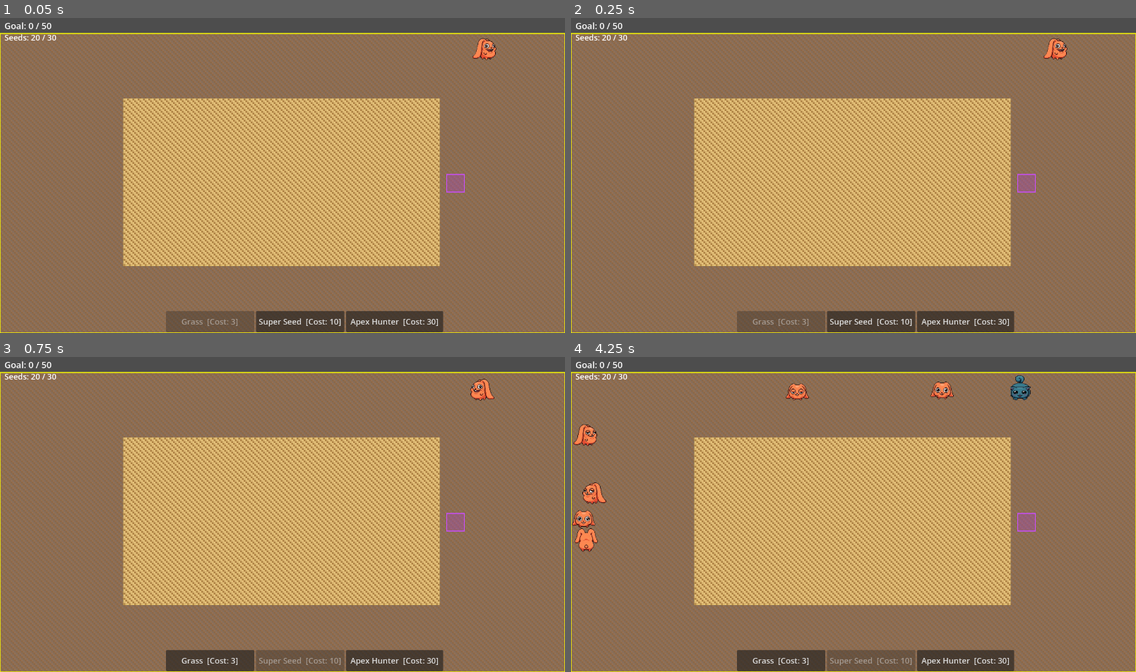
Above: before the commit, frames 1-4 (two rows, left to right).
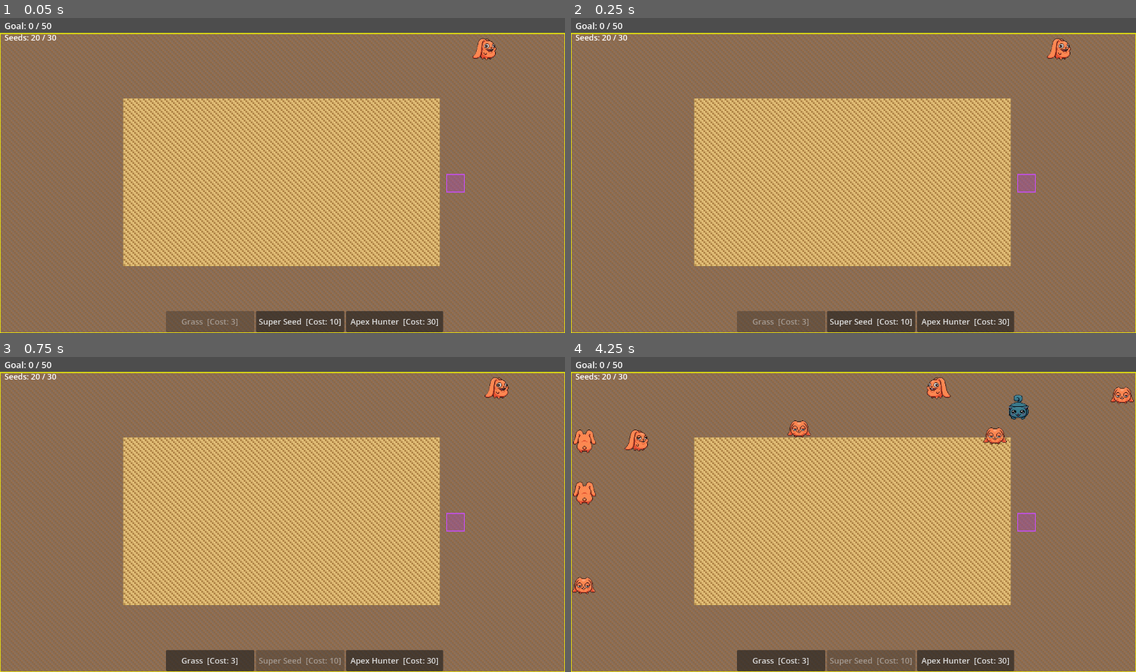
Above: after the commit, the same moments.

Repository: mamo1016/ecosystem-game
Game: Godot game, scene res://world.tscn
The game is run twice, just before and just after one commit, with the same random seed, the same clock (stepped at 60 frames per second) and the same inputs.
Inputs:
- Up to frame 1 (0.05 s): no input
- Up to frame 2 (0.25 s): no input
- Up to frame 3 (0.75 s): click "Super Seed [Cost: 10]" at 0.5 s
- Up to frame 4 (4.25 s): click "Grass [Cost: 3]" at 1.25 s; click "Apex Hunter [Cost: 30]" at 2 s; click "Grass [Cost: 3]" at 2.75 s; click "Super Seed [Cost: 10]" at 3.5 s

Frame 1 is identical in both runs. In frame 2, 0.2% of the frame differs, in the area x 83-89%, y 6-14%; in frame 3, 0.4%; in frame 4, 2.5%, in the area x 0-100%, y 5-76%.

Commit message:
Fix frequent direction changes: animals now keep facing unless blocked

Diff:
--- a/world.gd
+++ b/world.gd
@@ -581,15 +581,18 @@
 					if _try_move(p, p.facing): moved = true
 
 			if not moved:
-				if randf() < 0.00000001:
-					p.facing = DIRS.pick_random()
-				var wander = DIRS.duplicate()
-				wander.shuffle()
-				for d in wander:
-					if _try_move(p, d):
-						p.facing = d
-						moved = true
-						break
+				# Try to keep current direction first
+				if _try_move(p, p.facing):
+					moved = true
+				else:
+					# Only change direction when actually blocked
+					var wander = DIRS.duplicate()
+					wander.shuffle()
+					for d in wander:
+						if _try_move(p, d):
+							p.facing = d
+							moved = true
+							break
 
 			p.hunger += 1
 			if p.hunger >= STARVATION_LIMIT: break
@@ -647,13 +650,18 @@
 					moved = true
 
 			if not moved:
-				var wander = DIRS.duplicate()
-				wander.shuffle()
-				for d in wander:
-					if _try_move(a, d):
-						a.facing = d
-						moved = true
-						break
+				# Try to keep current direction first
+				if _try_move(a, a.facing):
+					moved = true
+				else:
+					# Only change direction when actually blocked
+					var wander = DIRS.duplicate()
+					wander.shuffle()
+					for d in wander:
+						if _try_move(a, d):
+							a.facing = d
+							moved = true
+							break
 
 			a.hunger += 1
 			if a.hunger >= APEX_STARVATION: break
